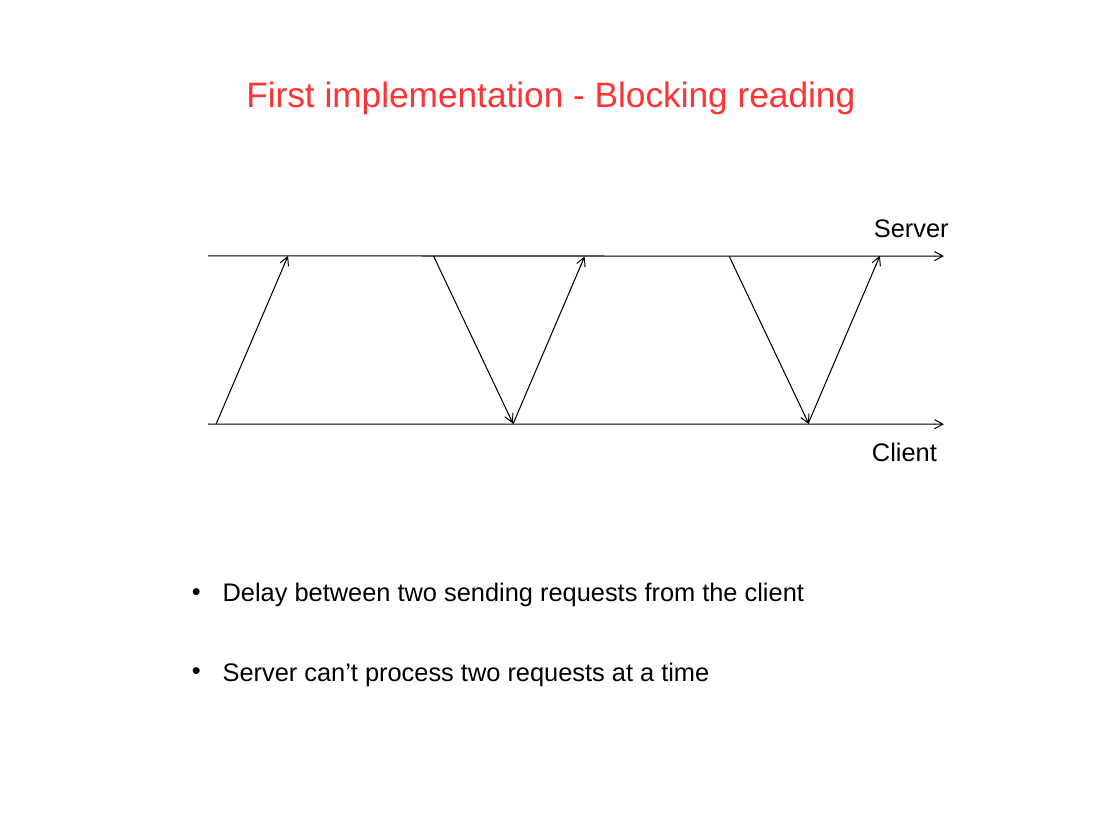
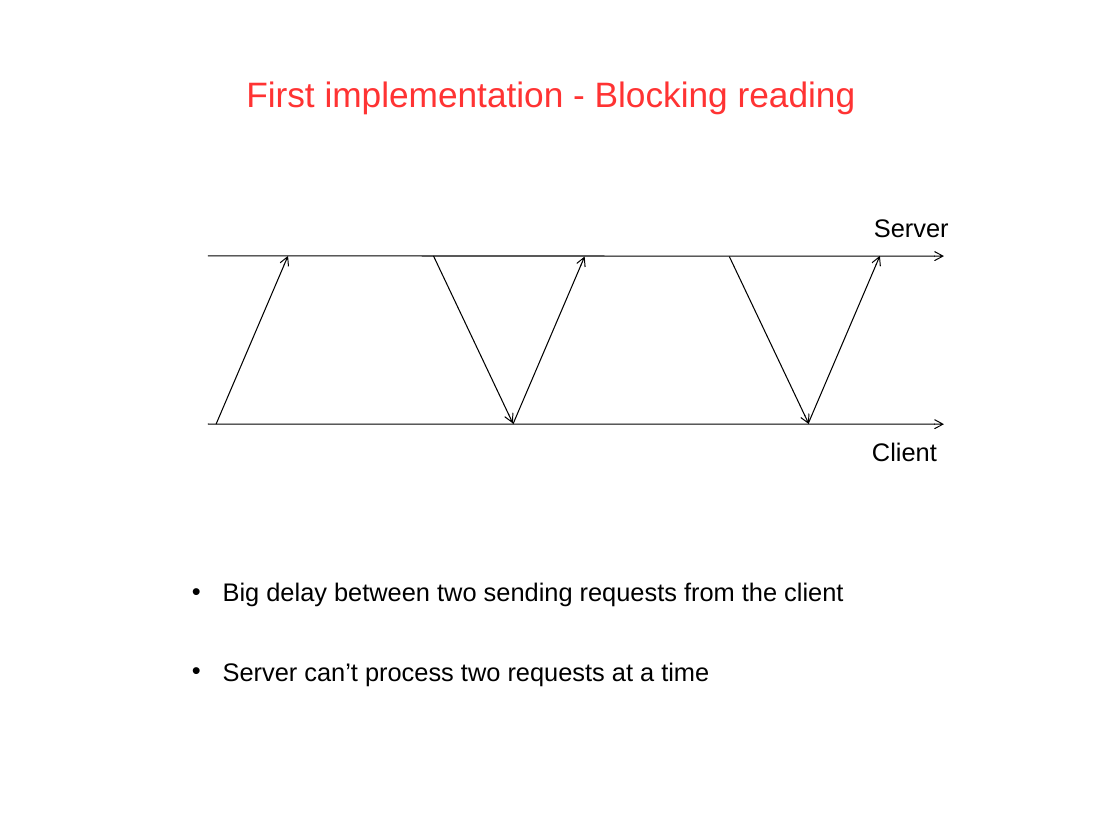
Before and after one commit to PatrickAndrade/top2developers, a slide deck: slide 9 of ProjectMidTermPresentation.ppt. Drawn at 1120x840 pixels with LibreOffice and Linux fonts; fonts in the diff are those of the drawing; background and template pictures are left out. Boxes give left, top, right and bottom in pixels: in the first picture for what was removed or moved away, otherwise in the second. Text is boxed around its words. In the diff, an @@ line names an element or a change of style, - is before the commit and + after.

Commit message:
Update

```diff
--- a/ProjectMidTermPresentation.ppt
+++ b/ProjectMidTermPresentation.ppt
@@ text at (x1=223, y1=582, x2=843, y2=606): text changed @@
-• Delay between two sending requests from the client
+• Big delay between two sending requests from the client
```
Also in this commit, not shown: 1 other slide changed.
